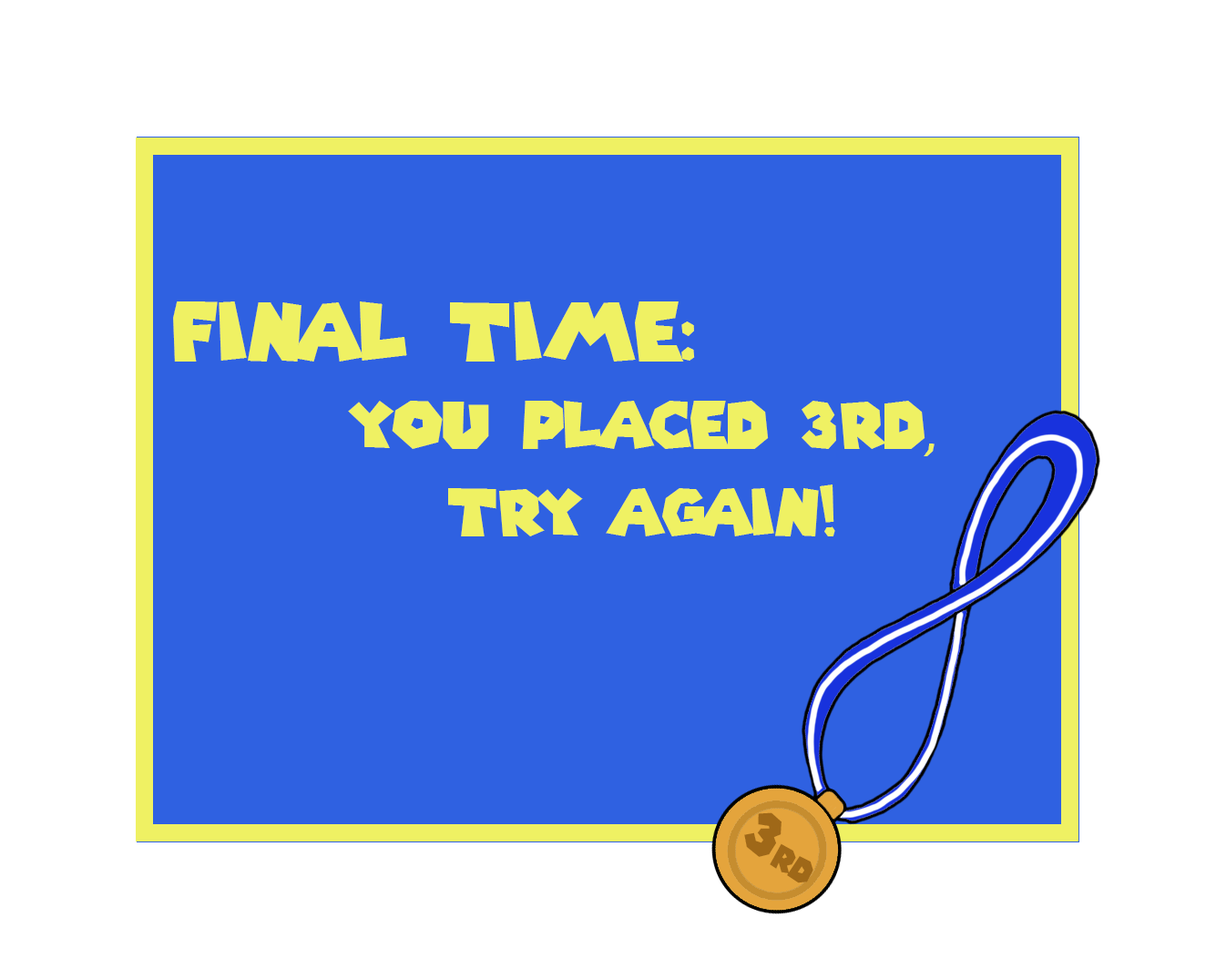
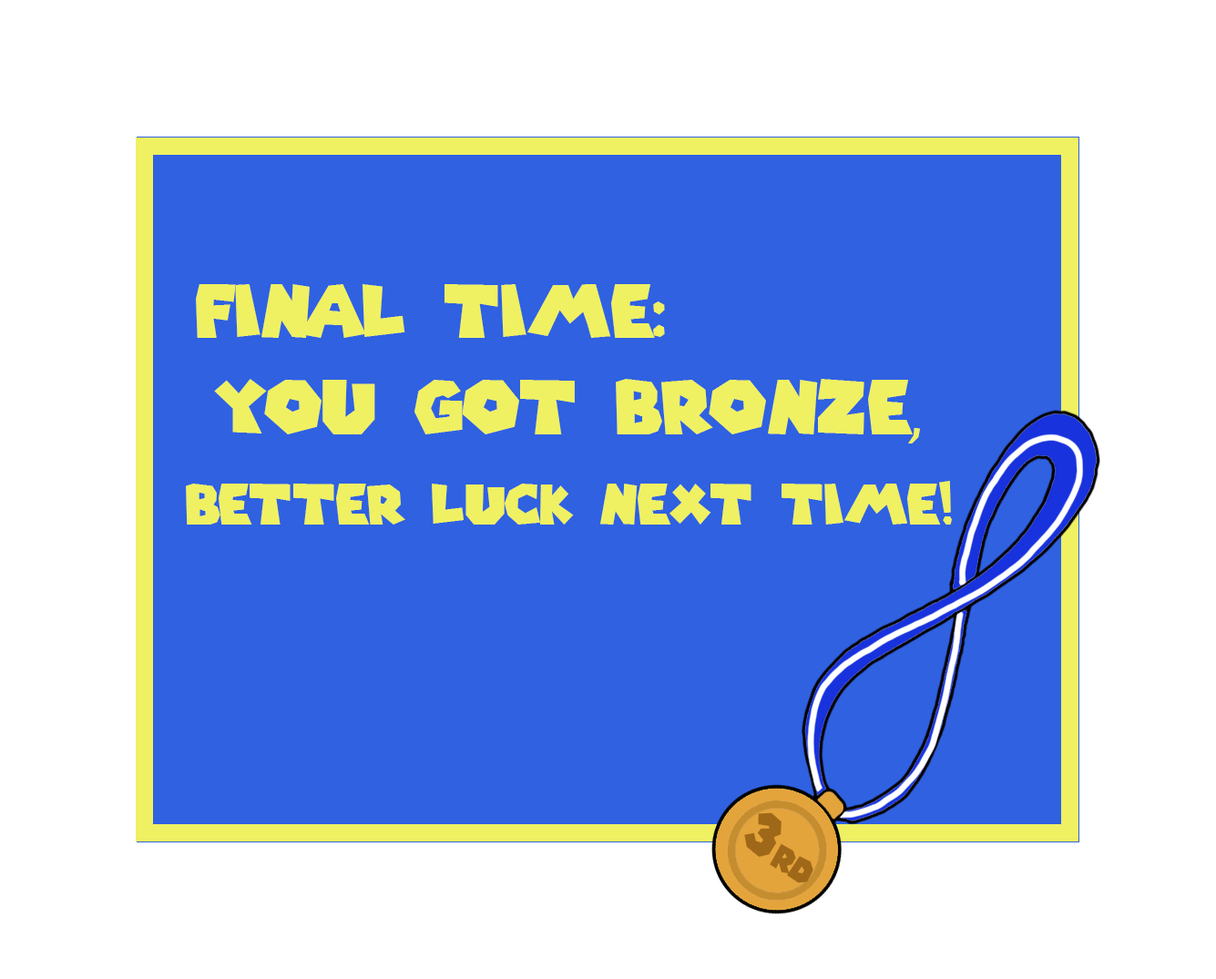
Before/after of a 1216x979 layered artwork. What changed in the layer stack:
removed layer "Final time: you placed 3rd, try again!" over [173, 301, 935, 537]
added layer "you got bronze, better luck next time!" above "final time:" over [185, 379, 953, 525]
added layer "final time:" above "Rectangle 1" over [195, 284, 666, 339]
